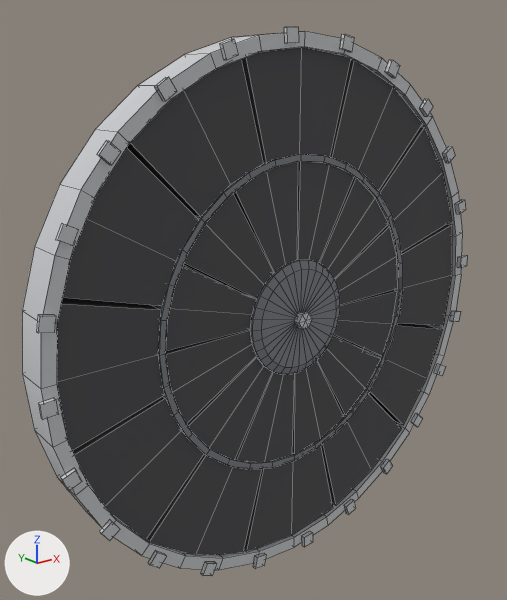
A saved change to the OBJ model assets/models/equipment/cobretty_n1ax_drive/LOD1/engine_hot_emitter_annulus.obj.
Both versions are drawn from a camera (50 mm lens) standing at (-2.94, -7.76, 1.48) and looking at (-0.46, -4.65, 0.24). Lighting does not change. The marker at lower left points along +X, +Y and +Z. The older version comes first. Mesh edges are drawn as thin lines. Where no turn or scale is listed for an object, it has been applied to the vertices. Vertices at exactly the same position are counted once.

The first picture shows 'engine_hot_emitter_annulus'.
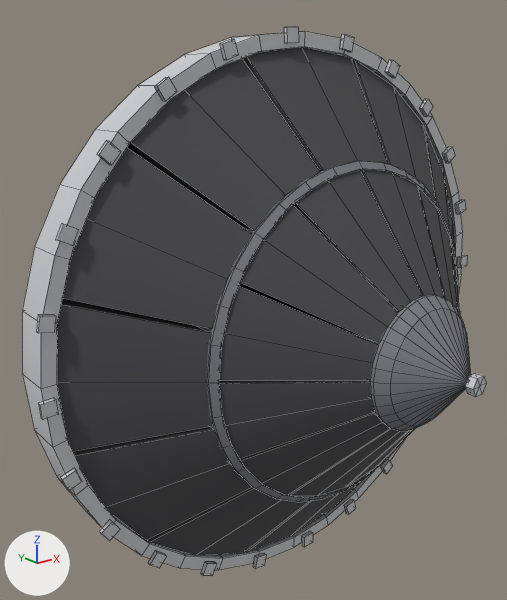
The change, as a diff of the scene's bpy script:
```diff
--- a/assets/models/equipment/cobretty_n1ax_drive/LOD1/engine_hot_emitter_annulus.obj.py
+++ b/assets/models/equipment/cobretty_n1ax_drive/LOD1/engine_hot_emitter_annulus.obj.py
@@ me_engine_hot_emitter_annulus @@
 # used by ob_engine_hot_emitter_annulus; location = (0.0, 0.0, 0.0)
-me_engine_hot_emitter_annulus.from_pydata(...)  # 864 vertices, 876 faces; spans x -1.77..1.77, y -4.61..-4.3, z -1.77..1.77
+me_engine_hot_emitter_annulus.from_pydata(...)  # 864 vertices, 876 faces; spans x -1.77..1.77, y -5.91..-4.3, z -1.77..1.77
+# me_engine_hot_emitter_annulus part 1: the loose piece of 13 vertices spanning x -0.06..0.06, y -4.61..-4.56, z -0.05..0.05 is moved by (0.0, -1.3, 0.0)
+# me_engine_hot_emitter_annulus part 2: the 1 vertex in x 0.0, y -4.56, z 0.0 is moved by (0.0, -1.3, 0.0)
+# me_engine_hot_emitter_annulus part 3: 32 of the vertices in x -0.33..0.33, y -4.56, z -0.33..0.33 are moved by (0.0, -1.04, 0.0)
+# me_engine_hot_emitter_annulus part 4: all 68 vertices in x -0.38..0.38, y -4.54..-4.52, z -0.38..0.39 are moved by (0.0, -1.0, 0.0)
+# me_engine_hot_emitter_annulus part 5: 68 of the vertices in x -1.01..1.01, y -4.54..-4.52, z -1.01..1.01 are moved by (0.0, -0.51, 0.0)
+# me_engine_hot_emitter_annulus part 6: 68 of the vertices in x -1.05..1.05, y -4.54..-4.52, z -1.05..1.05 are moved by (0.0, -0.48, 0.0)
 me_engine_hot_emitter_annulus.materials.append(mat_eq_metal_band)
```

Location of each change, (x1, y1, x2, y2) in pixels of the pictures (507 x 600 px; the box of a moved part takes in the faces that stretch with it):
'engine_hot_emitter_annulus', reshaped: before (22, 27, 467, 576); after (22, 27, 486, 576)
part 1 of me_engine_hot_emitter_annulus, moved or reshaped: before (294, 311, 312, 329); after (465, 373, 486, 397)
part 2 of me_engine_hot_emitter_annulus, moved or reshaped: before (261, 269, 336, 367); after (390, 309, 471, 426)
part 3 of me_engine_hot_emitter_annulus, moved or reshaped: before (252, 260, 340, 374); after (373, 296, 464, 431)
part 4 of me_engine_hot_emitter_annulus, moved or reshaped: before (243, 260, 311, 372); after (352, 295, 441, 428)
part 5 of me_engine_hot_emitter_annulus, moved or reshaped: before (165, 161, 399, 463); after (219, 169, 459, 498)
part 6 of me_engine_hot_emitter_annulus, moved or reshaped: before (57, 47, 452, 555); after (57, 47, 458, 555)
